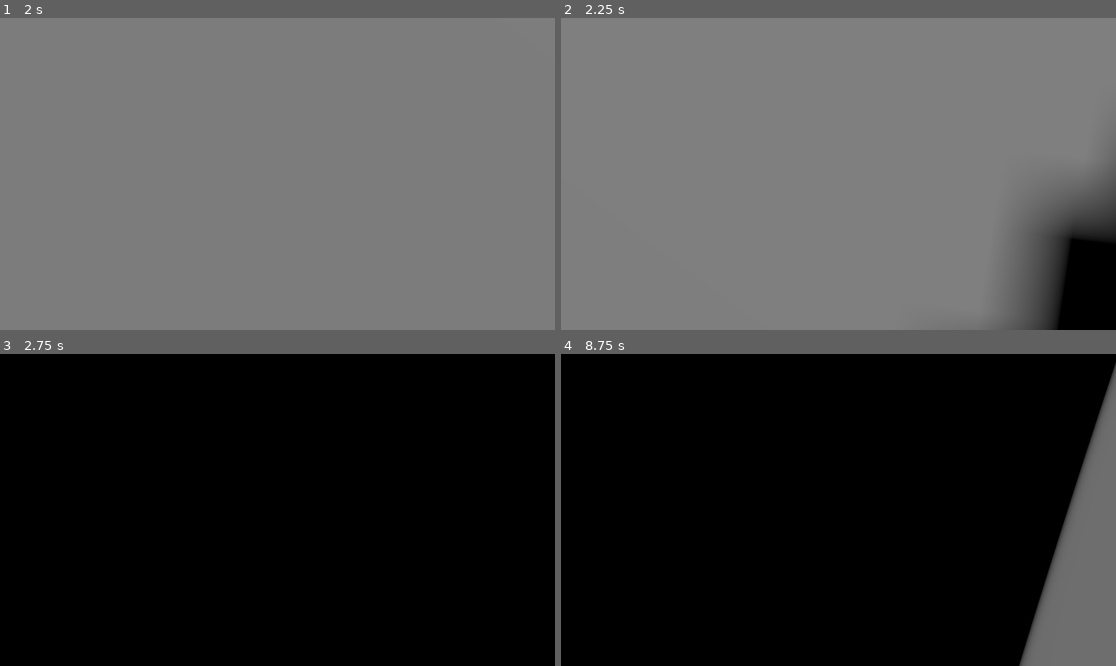
Above: before the commit, frames 1-4 (two rows, left to right).
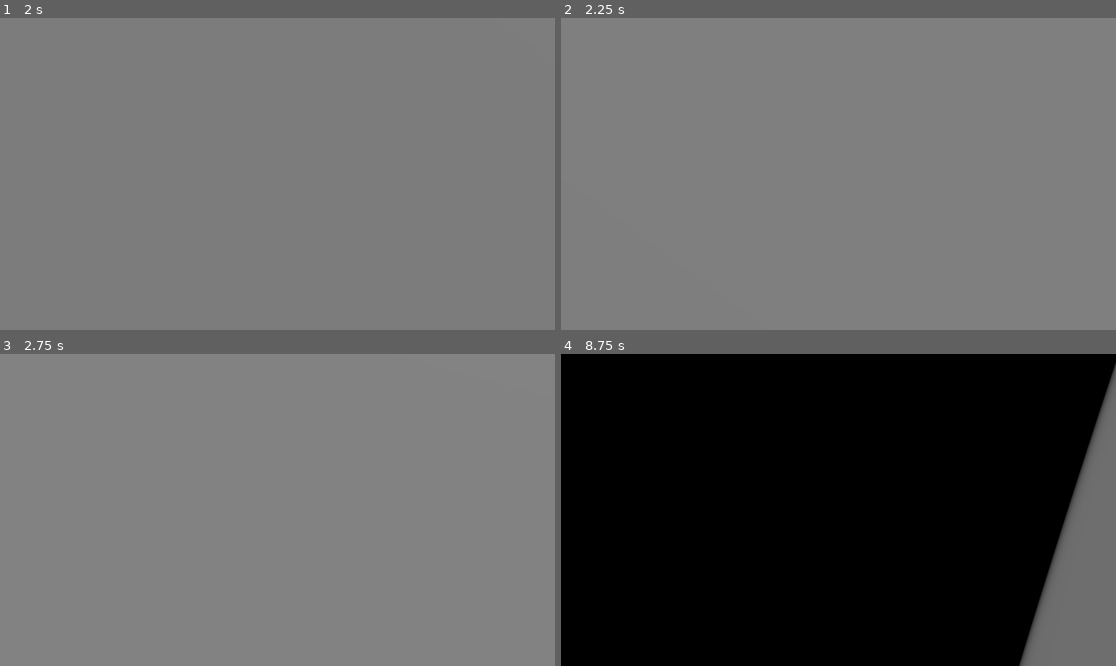
Above: after the commit, the same moments.

Repository: zalt00/SlipFeetpics
Game: Godot game, scene res://scenes/scene_trapdoor.tscn
The game is run twice, just before and just after one commit, with the same random seed, the same clock (stepped at 60 frames per second) and the same inputs. The project has no main scene, so this scene is started directly.
Inputs (mouse positions are in pixels of both pictures, inside the frame that each line leads up to):
- Up to frame 1 (2 s): tap Enter (ui_accept) at 0.5, 0.77, 1.25 s; move the mouse to (399, 158) at 0.52 s; hold D (droite) 0.53-1.25 s; tap S (arrière) at 0.6 s; click (399, 158) at 0.67 s; drag from (166, 189) to (249, 236) at 1.27 s
- Up to frame 2 (2.25 s): tap Enter (ui_accept) at 2 s; move the mouse to (894, 105) at 2.02 s; hold D (droite) from 2.03 s (still down); tap E at 2.1 s
- Up to frame 3 (2.75 s): keep holding D (droite)
- Up to frame 4 (8.75 s): release D (droite) at 2.75 s; tap Enter (ui_accept) at 2.75, 3.5, 3.77, 5, 6.77 s; drag from (810, 572) to (672, 463) at 2.77 s; move the mouse to (1005, 556) at 3.52 s; hold Q (gauche) 3.53-4.25 s; tap Alt at 3.6, 8.1 s; drag from (672, 463) to (755, 432) at 4.27 s; move the mouse to (866, 510) at 5.02 s; hold Q (gauche) 5.03-5.75 s; tap S (arrière) at 5.1 s; click (866, 510) at 5.17 s; drag from (755, 432) to (727, 525) at 5.77 s; move the mouse to (960, 494) at 6.52 s; hold W (avant) 6.53-7.25 s; tap E at 6.6 s; drag from (727, 525) to (810, 572) at 7.27 s; move the mouse to (894, 441) at 8.02 s; hold Q (gauche) from 8.03 s (still down)

Frame 1 is identical in both runs. In frame 2, 8.0% of the frame differs, in the area x 77-100%, y 45-100%; in frame 3, 100%, in the area x 0-100%, y 0-100%; in frame 4, nothing differs.

Commit message:
Une porte sensible à la lampre d'antimatière

Diff:
--- a/scenes/hider.tscn
+++ b/scenes/hider.tscn
@@ -1,4 +1,4 @@
 [gd_scene format=3 uid="uid://drqorc3tw7x1a"]
 
-[node name="Hider" type="CSGBox3D"]
+[node name="CSGBox3D" type="CSGBox3D"]
 operation = 2
--- a/scenes/scene_trapdoor.tscn
+++ b/scenes/scene_trapdoor.tscn
@@ -55,7 +55,7 @@
 transform = Transform3D(1, 0, 0, 0, 1, 0, 0, 0, 1, 0.11112, 0, -1.99691)
 
 [node name="RemoteTransform3D" type="RemoteTransform3D" parent="FreeLookCamera/Node3D"]
-remote_path = NodePath("../../../CSGCombiner3D/Hider")
+remote_path = NodePath("../../../Breakable/Hider")
 
 [node name="SpotLight3D" type="SpotLight3D" parent="."]
 transform = Transform3D(-0.275875, -0.360692, 0.890952, -0.185814, 0.92945, 0.318742, -0.943062, -0.0776186, -0.323433, 9.45495, 6.75641, -4.41017)
@@ -72,51 +72,58 @@
 spot_angle_attenuation = 0.000541786
 
 [node name="Chaise" parent="." instance=ExtResource("4_v3k31")]
+transform = Transform3D(1, 0, 0, 0, 1, 0, 0, 0, 1, -2.07755, 0.219993, -9.41161)
 
 [node name="WorldEnvironment" type="WorldEnvironment" parent="."]
 environment = SubResource("Environment_66ql6")
 
-[node name="CSGCombiner3D" type="CSGCombiner3D" parent="."]
+[node name="Breakable" type="CSGCombiner3D" parent="."]
 
-[node name="CSGBox3D" type="CSGBox3D" parent="CSGCombiner3D"]
+[node name="CSGBox3D" type="CSGBox3D" parent="Breakable"]
+transform = Transform3D(1, 0, 0, 0, 1, 0, 0, 0, 1, -10.7466, 0.993713, 8.36932)
+size = Vector3(0.493164, 2.98743, 1.89734)
+
+[node name="Hider" parent="Breakable" instance=ExtResource("4_h2pyk")]
+transform = Transform3D(-0.0555601, 0, 0.998455, 0, 1, 0, -0.998455, 0, -0.0555601, -5.65958, 1.93859, 3.3457)
+size = Vector3(2.36963, 2.31299, 4.89313)
+
+[node name="Unbreakable" type="CSGCombiner3D" parent="."]
+
+[node name="CSGBox3D" type="CSGBox3D" parent="Unbreakable"]
 transform = Transform3D(116.032, 0, 0, 0, 1, 0, 0, 0, 105.56, 0, -1, 0)
 material = ExtResource("5_de42c")
 
-[node name="CSGBox3D2" type="CSGBox3D" parent="CSGCombiner3D"]
+[node name="CSGBox3D2" type="CSGBox3D" parent="Unbreakable"]
 transform = Transform3D(1, 0, 0, 0, 1, 0, 0, 0, 1, 0, -1, 3)
 operation = 2
 
-[node name="CSGBox3D3" type="CSGBox3D" parent="CSGCombiner3D"]
+[node name="CSGBox3D3" type="CSGBox3D" parent="Unbreakable"]
 transform = Transform3D(116.032, 0, 0, 0, 1, 0, 0, 0, 105.56, 27.334, -32, 9.43881)
 size = Vector3(0.246277, 1, 0.356812)
 material = ExtResource("5_de42c")
 
-[node name="CSGBox3D4" type="CSGBox3D" parent="CSGCombiner3D"]
+[node name="CSGBox3D4" type="CSGBox3D" parent="Unbreakable"]
 transform = Transform3D(116.032, 0, 0, 0, 0.998233, -6.27325, 0, 0.0594283, 105.373, 16.2443, -36.6445, 9.43881)
 size = Vector3(0.246277, 1, 0.356812)
 material = ExtResource("5_de42c")
 
-[node name="CSGBox3D5" type="CSGBox3D" parent="CSGCombiner3D"]
+[node name="CSGBox3D5" type="CSGBox3D" parent="Unbreakable"]
 transform = Transform3D(1, 0, 0, 0, 1, 0, 0, 0, 1, -13.5, 2, 9)
 size = Vector3(6, 5, 5)
 
-[node name="CSGBox3D6" type="CSGBox3D" parent="CSGCombiner3D"]
+[node name="CSGBox3D6" type="CSGBox3D" parent="Unbreakable"]
 transform = Transform3D(1, 0, 0, 0, 1, 0, 0, 0, 1, -13.4873, 1.8017, 9.01251)
 operation = 2
 size = Vector3(5.35742, 4.60339, 4.39905)
 
-[node name="CSGBox3D7" type="CSGBox3D" parent="CSGCombiner3D"]
+[node name="CSGBox3D7" type="CSGBox3D" parent="Unbreakable"]
 transform = Transform3D(1, 0, 0, 0, 1, 0, 0, 0, 1, -10.3578, 0.939957, 8.34218)
 operation = 2
 size = Vector3(1.4729, 2.80072, 1.78043)
 
-[node name="CSGPolygon3D" type="CSGPolygon3D" parent="CSGCombiner3D"]
+[node name="CSGPolygon3D" type="CSGPolygon3D" parent="Unbreakable"]
 transform = Transform3D(-3.62397e-08, 0, 6.02971, 0, 1, 0, -0.829067, 0, -2.63567e-07, -10.5, 4.5, 11.5)
 polygon = PackedVector2Array(0, 0, 3, 1, 6, 0)
-
-[node name="Hider" parent="CSGCombiner3D" instance=ExtResource("4_h2pyk")]
-transform = Transform3D(-0.0555601, 0, 0.998455, 0, 1, 0, -0.998455, 0, -0.0555601, -4.85828, 1.88219, 3.38352)
-size = Vector3(1, 1, 3.51172)
 
 [node name="CanvasLayer" type="CanvasLayer" parent="."]
 
